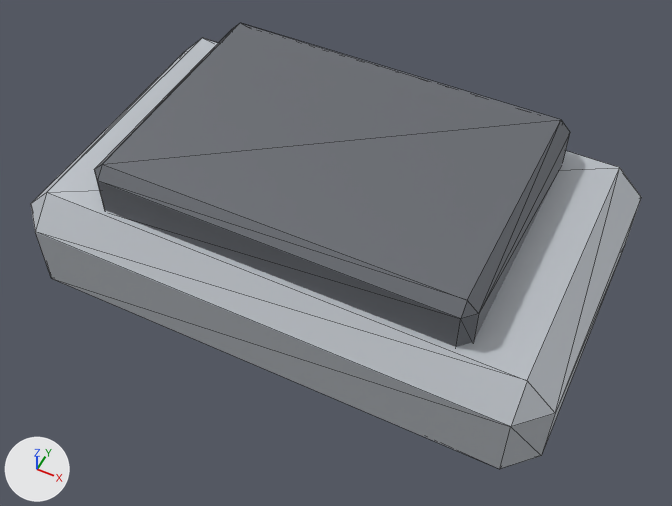
What one commit did to the glTF model assets/export/models/bastion.waist.glb.
Before and after are seen from a 50 mm camera at (2.61, -5.24, 5.92) aimed at (0.11, -0.24, -0.33). The lights are fixed; the arrows at lower left show +X, +Y and +Z. The older version comes first. Mesh edges are drawn as thin lines. Vertices at exactly the same position are counted once.
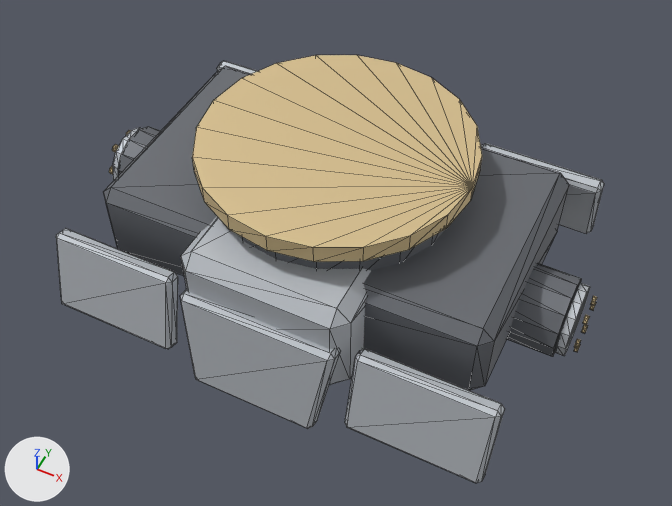
Boxes [x1, y1, x2, y2] around the edits, measured in the pictures (672 x 506 px):
'Mesh_0', reshaped (10% narrower): before [31, 23, 641, 469]; after [56, 55, 604, 483]
part 1 of me_mesh_0, added: after [113, 128, 141, 180]
part 2 of me_mesh_0, added: after [555, 283, 590, 356]
part 3 of me_mesh_0, added: after [237, 230, 444, 270]
part 4 of me_mesh_0, added: after [118, 126, 160, 176]
part 5 of me_mesh_0, added: after [507, 263, 582, 356]
part 6 of me_mesh_0, added (beige): after [192, 55, 482, 262]
part 7 of me_mesh_0, rebuilt (24% narrower, 25% shorter): before [31, 38, 641, 469]; after [103, 66, 569, 390]
part 8 of me_mesh_0, added: after [181, 216, 371, 385]
part 9 of me_mesh_0, added (mostly hidden): after [217, 61, 257, 74]
part 10 of me_mesh_0, added: after [56, 228, 178, 349]
part 11 of me_mesh_0, added: after [481, 143, 604, 233]
part 12 of me_mesh_0, added: after [345, 349, 505, 483]
part 13 of me_mesh_0, added: after [180, 288, 341, 428]
part 14 of me_mesh_0, deleted: before [94, 23, 570, 347]

The change in detail:
me_mesh_0 is used by ob_mesh_0; location (0.0, 0.0, 0.0).
me_mesh_0 had 72 vertices, 132 faces and spanned x -2.4..2.4, y -1.5..1.62, z -0.8..0.76.
me_mesh_0 now has 552 vertices, 996 faces and spans x -2.36..2.36, y -1.66..1.66, z -0.96..0.76.
me_mesh_0 part 1: a new loose piece, a 14-sided cylinder along x spanning x -2.272..-2.192, y -0.32..0.32, z -0.672..-0.048, in mat_armor (light grey #c4c8ce).
me_mesh_0 part 2: a new loose piece, a 14-sided cylinder along x spanning x 2.192..2.272, y -0.32..0.32, z -0.672..-0.048, in mat_armor (light grey #c4c8ce).
me_mesh_0 part 3: a new loose piece, a 20-sided cylinder along z spanning x -1.08..1.08, y -1.08..1.08, z 0.28..0.6, in mat_dark (grey #6f7379).
me_mesh_0 part 4: a new loose piece, a 14-sided cylinder along x spanning x -2.18..-1.03, y -0.36..0.36, z -0.71..-0.01, in mat_dark (grey #6f7379).
me_mesh_0 part 5: a new loose piece, a 14-sided cylinder along x spanning x 1.03..2.18, y -0.36..0.36, z -0.71..-0.01, in mat_dark (grey #6f7379).
me_mesh_0 part 6: a new loose piece, a 20-sided cylinder along z spanning x -1.2..1.2, y -1.2..1.2, z 0.6..0.76, in mat_trim (beige #ddc595).
me_mesh_0 part 7: the loose piece of 24 vertices spanning x -2.4..2.4, y -1.5..1.5, z -0.8..0.32 is rebuilt with 24 vertices and now spans x -1.8..1.8, y -1.05..1.05, z -0.48..0.32, in mat_dark (grey #6f7379).
me_mesh_0 part 8: a new loose piece of 24 vertices spanning x -0.77..0.77, y -1.42..1.42, z -0.62..0.38, in mat_armor (light grey #c4c8ce).
me_mesh_0 part 9: a new loose piece of 24 vertices spanning x -2.05..-0.85, y 1.26..1.59, z -0.8..0.0, in mat_armor (light grey #c4c8ce).
me_mesh_0 part 10: a new loose piece of 24 vertices spanning x -2.05..-0.85, y -1.59..-1.26, z -0.8..0.0, in mat_armor (light grey #c4c8ce).
me_mesh_0 part 11: a new loose piece of 24 vertices spanning x 0.85..2.05, y 1.26..1.59, z -0.8..0.0, in mat_armor (light grey #c4c8ce).
me_mesh_0 part 12: a new loose piece of 24 vertices spanning x 0.85..2.05, y -1.59..-1.26, z -0.8..0.0, in mat_armor (light grey #c4c8ce).
me_mesh_0 part 13: a new loose piece of 24 vertices spanning x -0.71..0.71, y -1.66..-1.32, z -0.96..0.0, in mat_armor (light grey #c4c8ce).
me_mesh_0 part 14: 24 vertices removed from x -1.68..1.68, y -1.2..1.2, z 0.2..0.76.
Other edits to the shape of me_mesh_0 do not show in these pictures.
